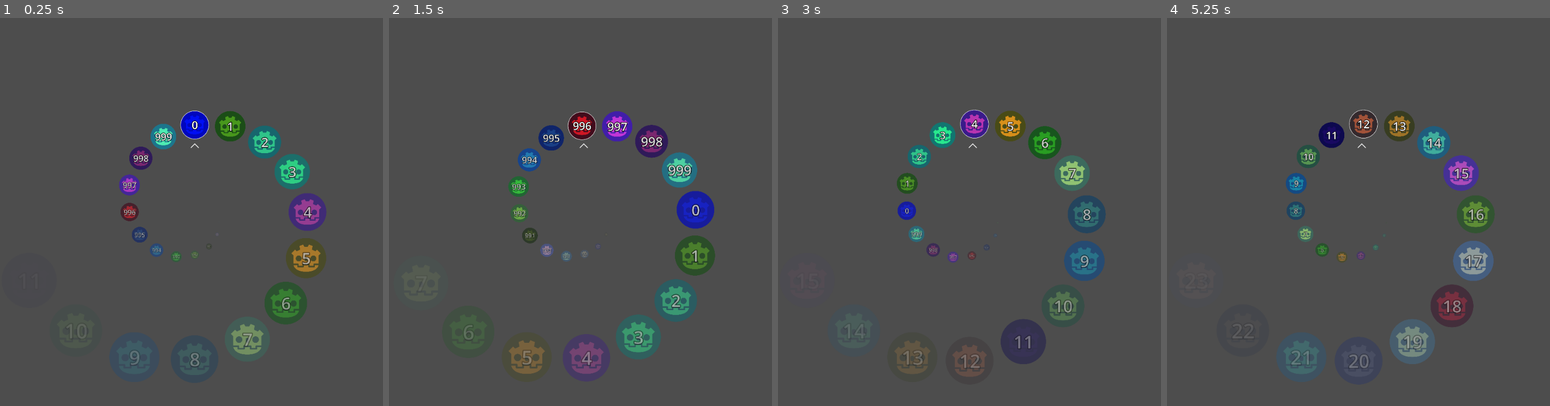
Above: before the commit, frames 1-4 (left to right).
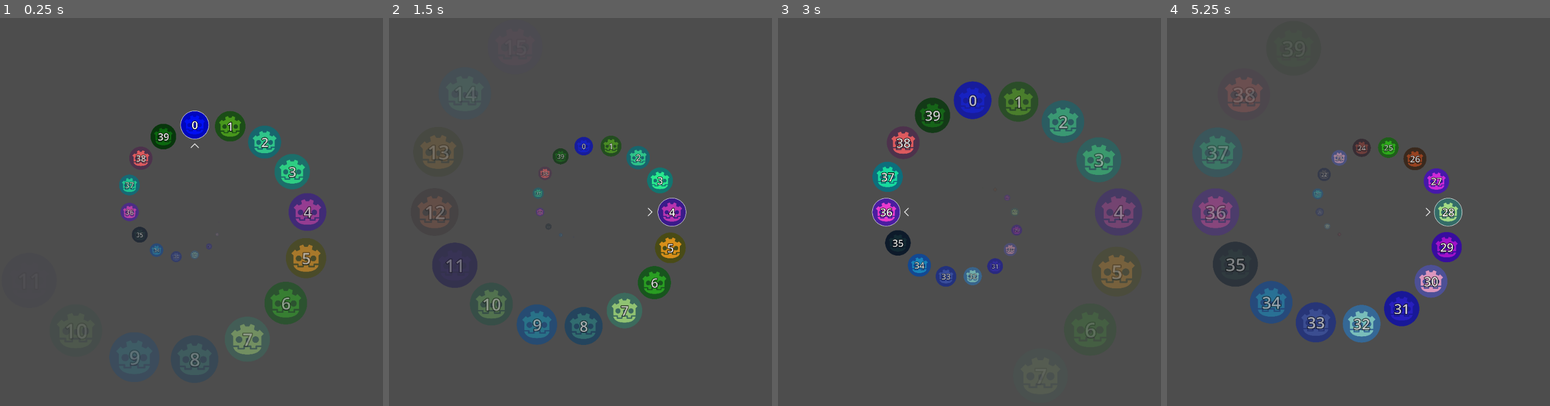
Above: after the commit, the same moments.

Repository: redpebble/godot-components
Game: Godot game, scene res://demo.tscn
The game is run twice, just before and just after one commit, with the same random seed, the same clock (stepped at 60 frames per second) and the same inputs.
Inputs:
- Up to frame 1 (0.25 s): no input
- Up to frame 2 (1.5 s): tap Enter at 0.5 s; hold Right (ui_right) 0.53-1.28 s; tap Space (ui_select) at 0.77, 1.25 s; hold Down (ui_down) from 1.28 s (still down)
- Up to frame 3 (3 s): tap Space (ui_select) at 1.52, 2.75 s; tap Enter at 2 s; release Down (ui_down) at 2.03 s; hold Right (ui_right) 2.03-2.78 s; hold Up (ui_up) from 2.78 s (still down)
- Up to frame 4 (5.25 s): tap Space (ui_select) at 3.02, 3.77, 4.25, 4.52 s; tap Enter at 3.5 s; release Up (ui_up) at 3.53 s; hold Left (ui_left) 3.53-5.03 s; hold Down (ui_down) from 5.03 s (still down)

The runs differ from the first frame. In frame 1, 1.3% of the frame differs, in the area x 31-56%, y 27-63%; in frame 2, 14%; in frame 3, 14%; in frame 4, 16%, in the area x 6-86%, y 15-92%.

Commit message:
tidy

Diff:
--- a/helical-menu/demo.gd
+++ b/helical-menu/demo.gd
@@ -4,7 +4,7 @@
 
 func _ready() -> void:
 	var item_list: Array[MenuItem] = []
-	for i in 1000:
+	for i in 40:
 		var item = test_item_scene.instantiate() as MenuItem
 		item.get_icon().set_modulate(Color(randf(), randf(), randf()))
 		item.get_label().text = str(i)
--- a/helical-menu/demo.tscn
+++ b/helical-menu/demo.tscn
@@ -12,7 +12,6 @@
 visible_items = 11
 menu_radius = 200.0
 item_scale_ratio = 0.25
-static_cursor = true
 wrap_item_list = true
 
 [connection signal="item_selected" from="HelicalMenu" to="." method="_on_helical_menu_item_selected"]
